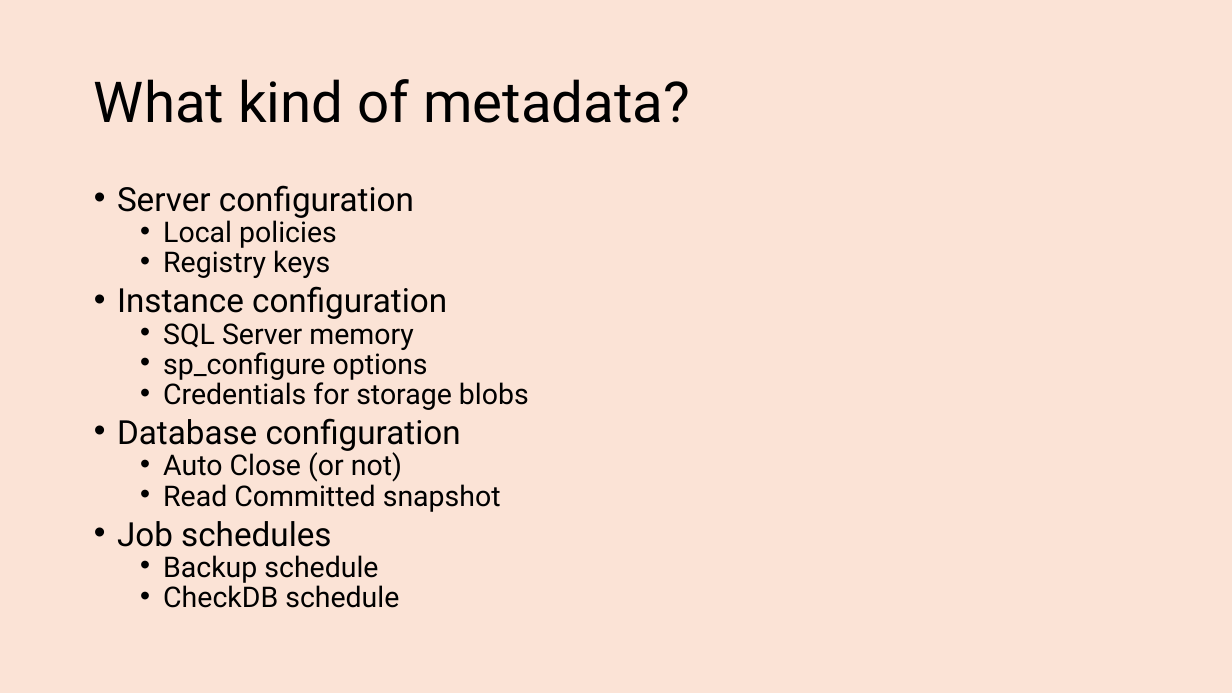
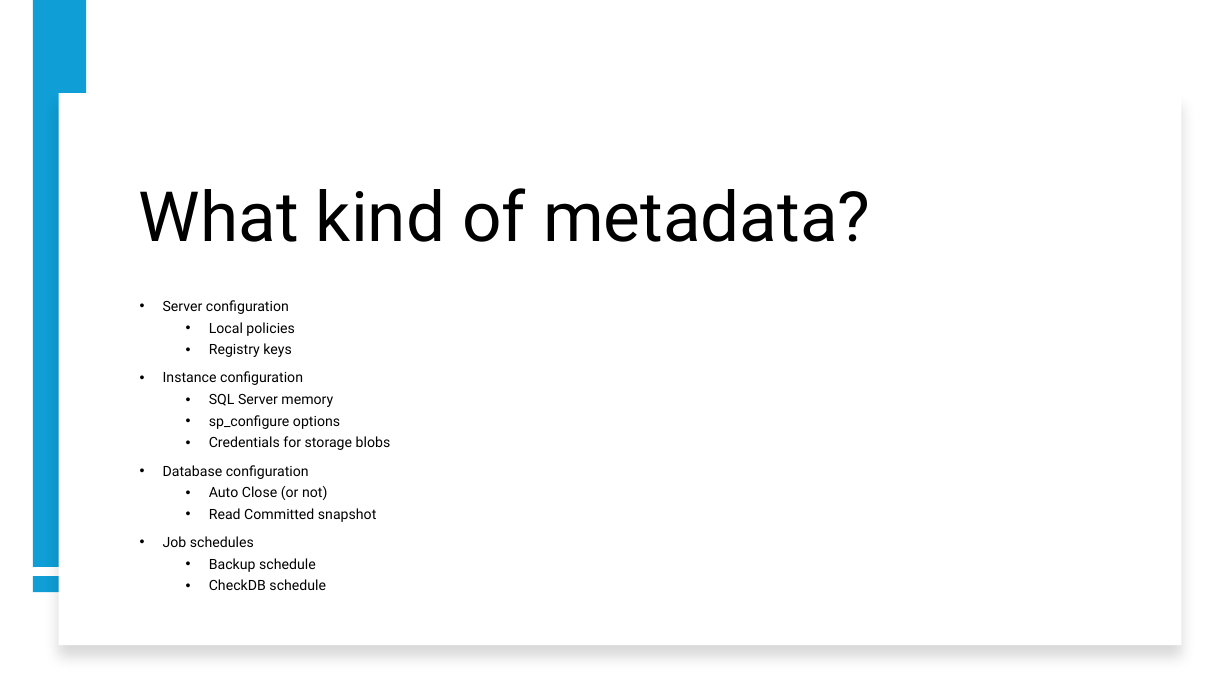
Before and after one commit to transmokopter/Presentations, a slide deck: slide 6 of become-a-metadata-driven-dba/become-a-metadata-driven-dba.pptx. Drawn at 1232x693 pixels with LibreOffice and Linux fonts; fonts in the diff are those of the drawing; background and template pictures are left out. Boxes give left, top, right and bottom in pixels: in the first picture for what was removed or moved away, otherwise in the second. Text is boxed around its words. In the diff, an @@ line names an element or a change of style, - is before the commit and + after.

```diff
--- a/become-a-metadata-driven-dba/become-a-metadata-driven-dba.pptx
+++ b/become-a-metadata-driven-dba/become-a-metadata-driven-dba.pptx
@@ background #FBE3D6 to #FFFFFF @@
@@ rectangle added at (33,0,86,567), fill #0F9ED5 @@
@@ rectangle added at (58,93,1181,645), fill #FFFFFF @@
@@ title "What kind of metadata?": place and size @@
-title "What kind of metadata?" at (94,79,690,123)
+title "What kind of metadata?" at (139,188,870,242)
@@ title "What kind of metadata?" at (139,188,870,242): size 44 to 54 pt; vertical alignment middle to bottom @@
@@ text "Server configuration": place and size @@
-text "Server configuration" at (117,185,529,608)
+text "Server configuration" at (163,300,391,590)
@@ text "Server configuration" at (163,300,391,590): size 25.9 to 11 pt in "Server configuration", "Instance configuration", "Database configuration", "Job schedules"; size 22.2 to 11 pt in "Local policies", "Registry keys", "SQL Server memory", "sp_configure options" and 5 more places; line spacing 0.7 to 0.9; vertical alignment top to middle @@
@@ rectangle added at (33,576,87,592), fill #0F9ED5 @@
```
Also in this commit, not shown: 9 other slides changed.
